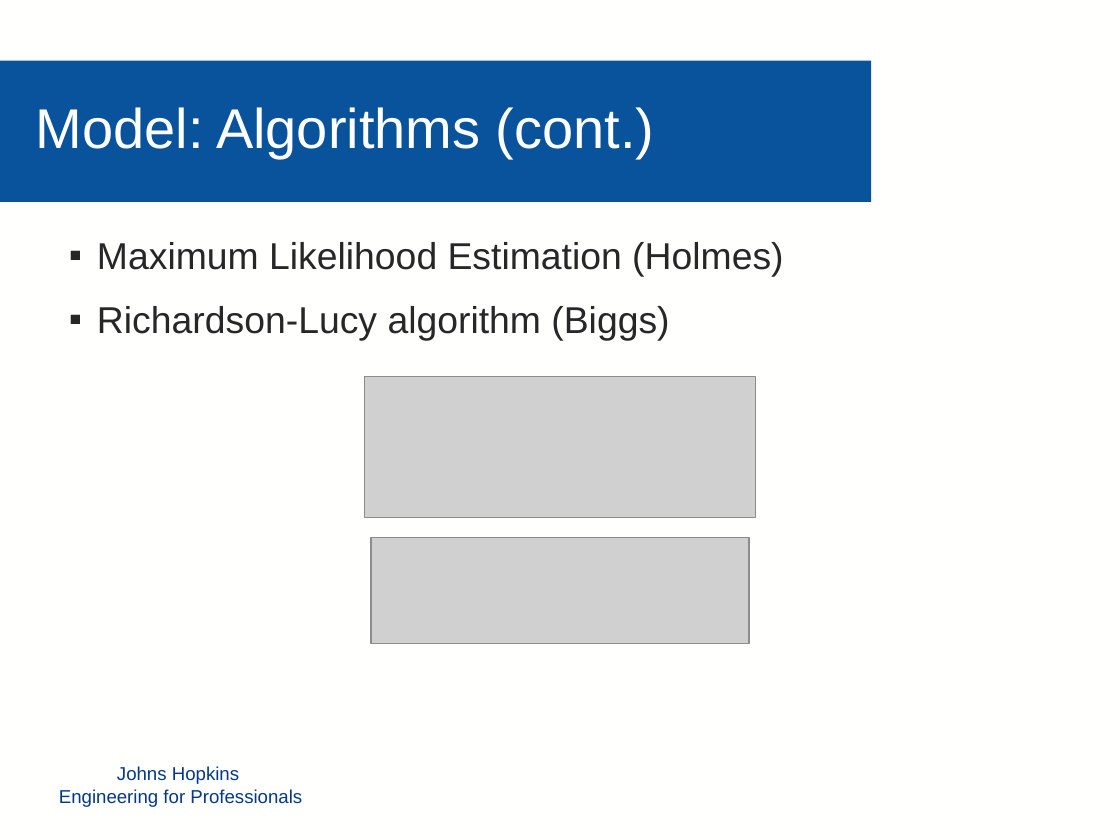
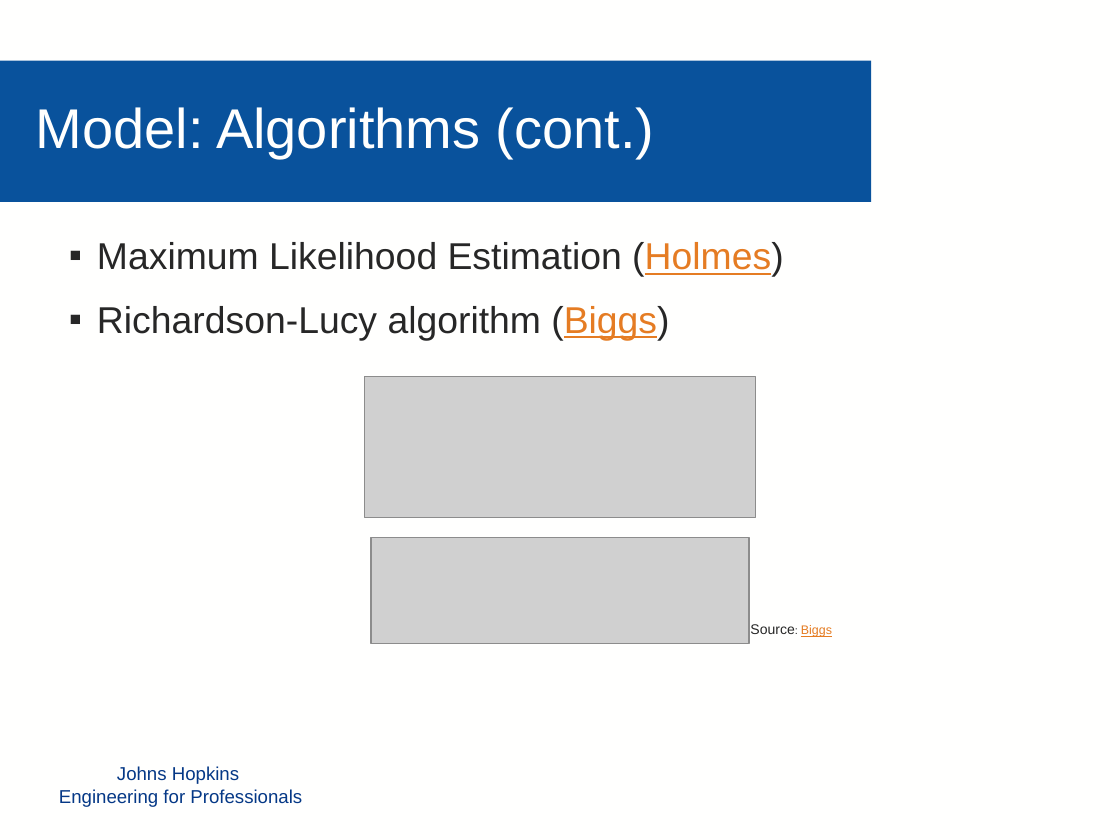
Before and after one commit to mollyn/matrixTheoryProject, a slide deck: slide 8 of Presentation/Diederich_Grassi_Nichols_PPT.pptx. Drawn at 1120x840 pixels with LibreOffice and Linux fonts; fonts in the diff are those of the drawing; grey boxes stand for pictures; background and template pictures are left out. Boxes give left, top, right and bottom in pixels: in the first picture for what was removed or moved away, otherwise in the second. Text is boxed around its words. In the diff, an @@ line names an element or a change of style, - is before the commit and + after.

```diff
--- a/Presentation/Diederich_Grassi_Nichols_PPT.pptx
+++ b/Presentation/Diederich_Grassi_Nichols_PPT.pptx
@@ text "Maximum Likelihood Estimation (Holmes)" at <box>97,242,784,340</box>: text colour #272727 to #E57C23, underline on in "(Holmes)", "(Biggs)" @@
@@ text added at <box>750,624,832,637</box>, 9 pt, text #272727 @@
+Source: Biggs
```
Also in this commit, not shown: 5 other slides changed.
